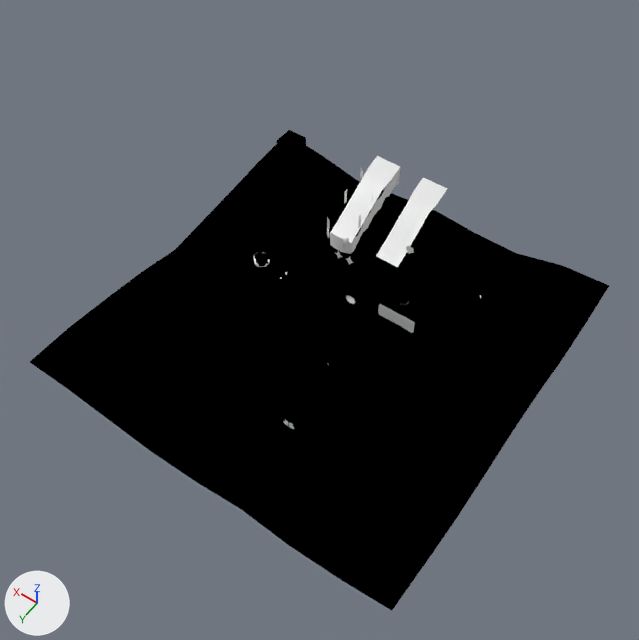
The Blender file blender_models/Gold Soaked Sky.blend, before and after one commit.
Both versions are drawn from a 50 mm lens placed at (-232.0, 338.0, 445.0), pointed at (-17.0, 36.0, -29.0). Every picture has the same lights, and +X, +Y and +Z are marked at lower left. The picture after the commit comes second.
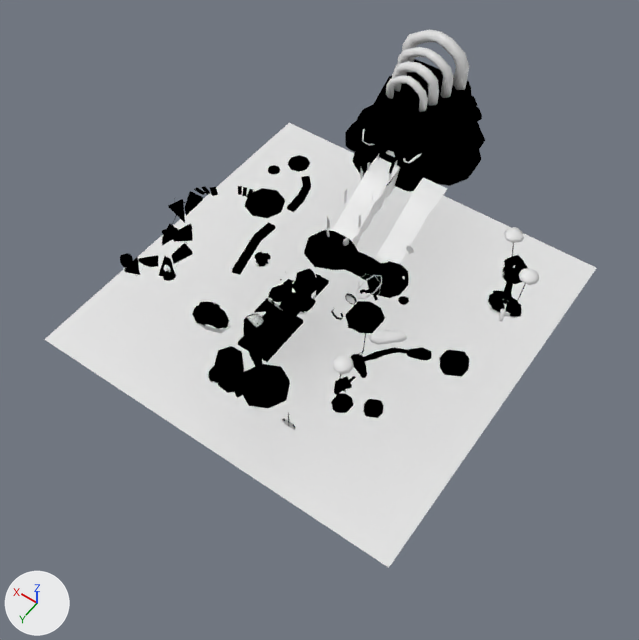
The change, as a diff of the scene's bpy script:
```diff
--- a/blender_models/Gold Soaked Sky.blend.py
+++ b/blender_models/Gold Soaked Sky.blend.py
@@ ob_circle @@
 ob_circle.visible_shadow = False
-ob_circle.hide_set(True)
@@ ob_cube_002 @@
 ob_cube_002.visible_shadow = False
-ob_cube_002.hide_set(True)
@@ ob_cube_006 @@
 ob_cube_006.visible_shadow = False
-ob_cube_006.hide_set(True)
@@ ob_cube_007 @@
 ob_cube_007.visible_shadow = False
-ob_cube_007.hide_set(True)
@@ ob_cube_010 @@
 ob_cube_010.visible_shadow = False
-ob_cube_010.hide_set(True)
@@ ob_cube_011 @@
 ob_cube_011.visible_shadow = False
-ob_cube_011.hide_set(True)
@@ ob_plane_001 @@
 ob_plane_001.visible_shadow = False
-ob_plane_001.hide_set(True)
@@ ob_plane_005 @@
 ob_plane_005.visible_shadow = False
+ob_plane_005.hide_set(True)
@@ ob_plane_011 @@
 ob_plane_011.visible_shadow = False
-ob_plane_011.hide_set(True)
```

Changed parts and their boxes (x1, y1, x2, y2) in the pictures (639 x 640 px):
'Plane.005', hidden
    before: (30, 130, 609, 611)
'Cube.002', shown
    after: (44, 123, 596, 568)
'Circle', shown
    after: (124, 155, 409, 408)
'Cube.011', shown
    after: (362, 29, 482, 181)
'Cube.007', shown
    after: (135, 105, 539, 391)
'Plane.011', shown
    after: (120, 236, 469, 418)
'Cube.006', shown
    after: (489, 275, 521, 322)
'Cube.010', shown
    after: (196, 265, 522, 333)
'Plane.001', shown
    after: (164, 242, 336, 371)
